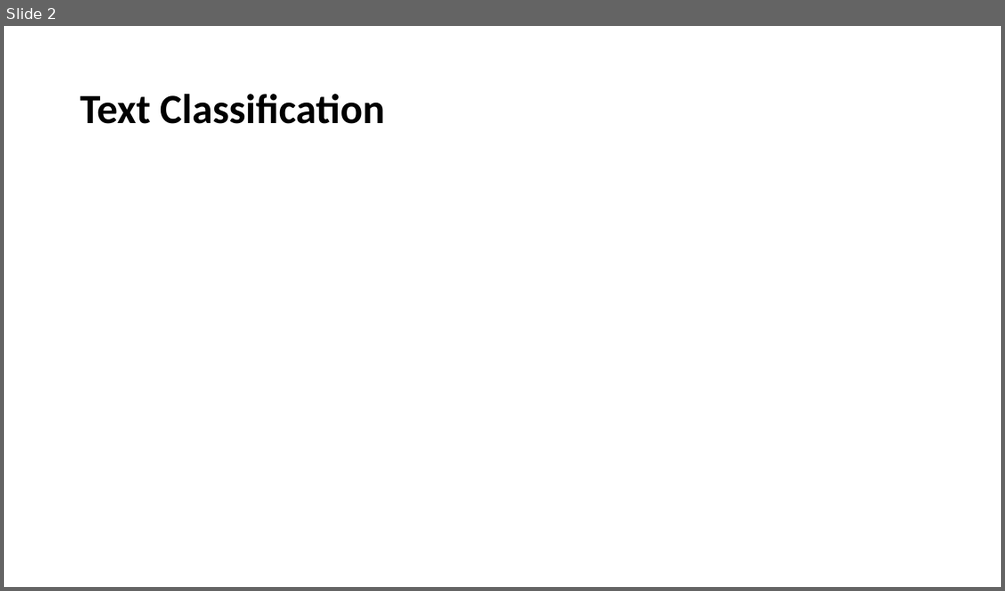
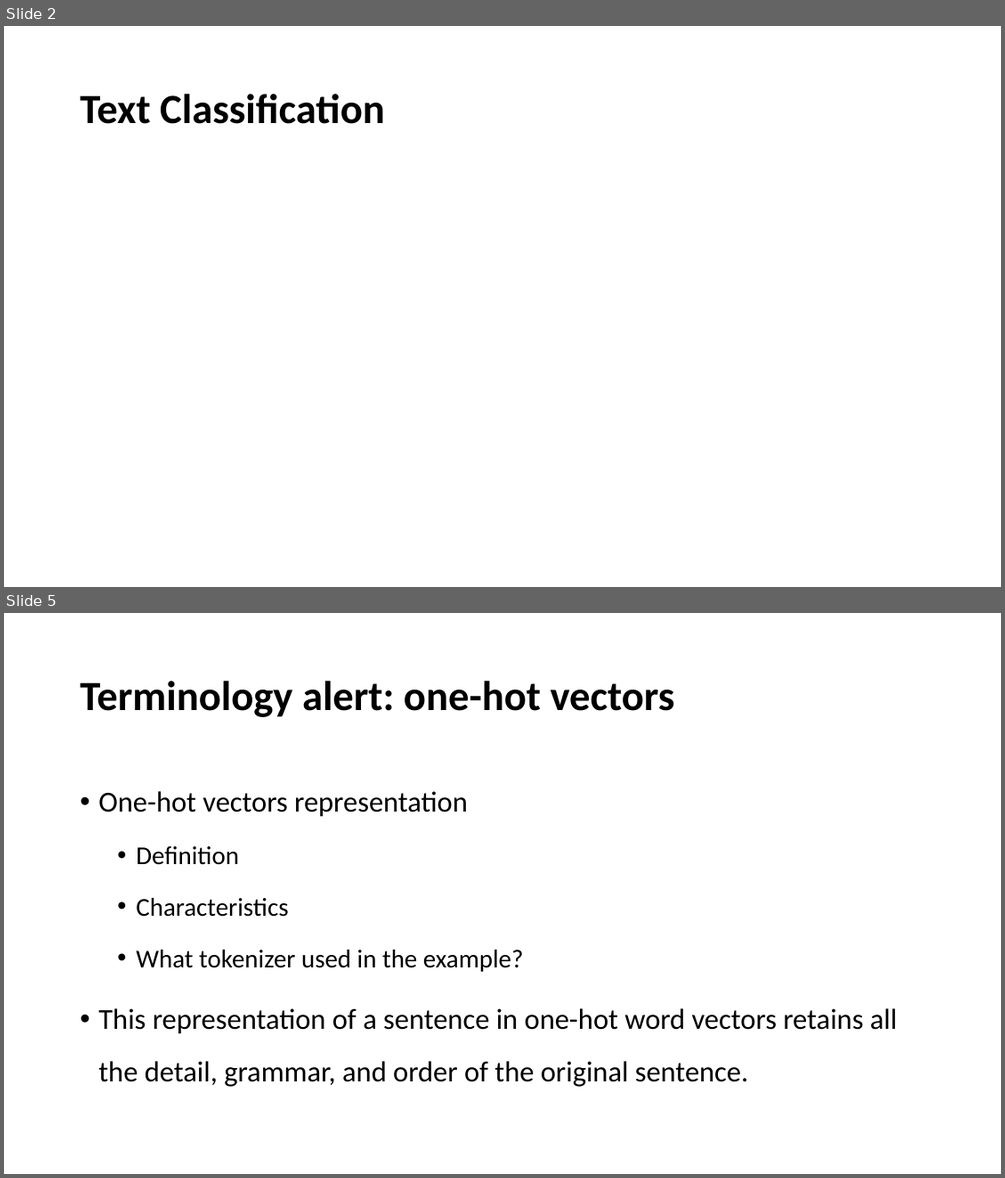
Before and after one commit to YeabinMoonEcon/BUS211, a slide deck: BUS243_NLP/lecture_notes/Lecture2.pptx. Shown one above the other, each under a label of ours: slide 2 before the commit, slides 2 and 5 after it; the slides between them are not shown. The pictures are 1005x591 and 1005x1178 pixels, drawn with LibreOffice and Linux fonts; fonts in the diff are those of the drawing; grey boxes stand for pictures. Boxes give left, top, right and bottom in pixels: in the first picture for what was removed or moved away, otherwise in the second. Text is boxed around its words. In the diff, an @@ line names an element or a change of style, - is before the commit and + after.

```diff
--- a/BUS243_NLP/lecture_notes/Lecture2.pptx
+++ b/BUS243_NLP/lecture_notes/Lecture2.pptx
@@ slide 5 added at (4,613,1001,1174), background #FFFFFF @@
@@ title added at (80,681,675,717), 40 pt, text #000000, bold @@
+Terminology alert: one-hot vectors
@@ text added at (98,791,897,1086), 27.9 pt, text #000000 @@
+• One-hot vectors representation
+  • Definition
+  • Characteristics
+  • What tokenizer used in the example?
+• This representation of a sentence in one-hot word vectors retains all the detail, grammar, and order of the original sentence.
```
Also in this commit, not shown: 1 slide changed, 8 other slides added, 1 other file.
